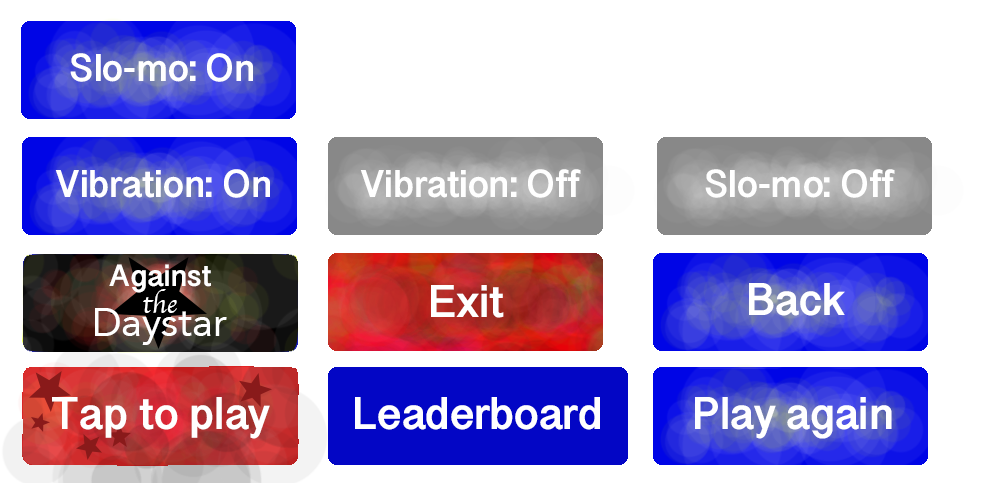
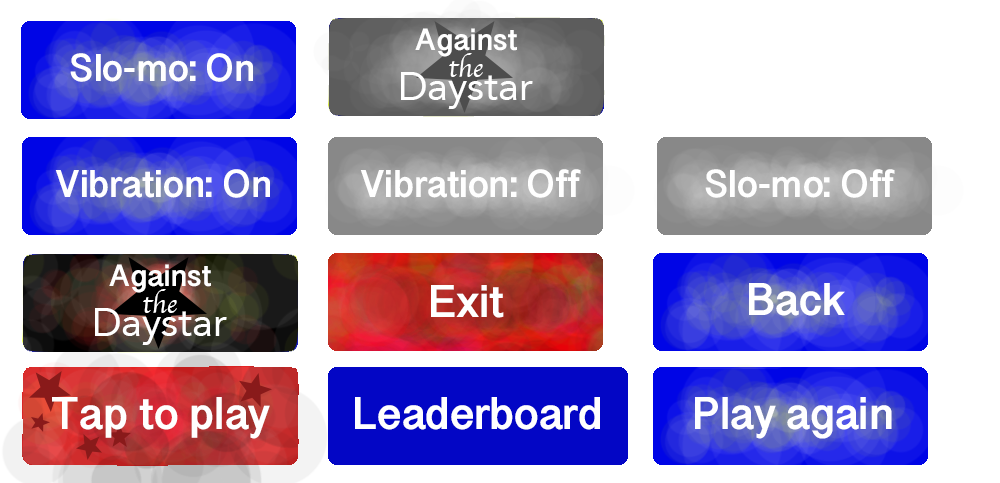
Layers edited between the first and the second 1000x483 image:
added group "Against the Daystar off" with 7 layers above "Against the Daystar" over [314, 0, 605, 118]
added layer "Daystar" (1st of 2, in "Against the Daystar off") in group "Against the Daystar off" over [401, 72, 533, 109]
added layer "the" (1st of 2, in "Against the Daystar off") in group "Against the Daystar off" over [449, 53, 483, 77]
added layer "Against" (1st of 2, in "Against the Daystar off") in group "Against the Daystar off" over [415, 28, 517, 57]
added layer "Polygon 1" (1st of 2, in "Against the Daystar off") in group "Against the Daystar off" over [416, 21, 513, 113]
added layer "Layer 8" in group "Against the Daystar off" over [314, 0, 605, 118]
added layer "Layer 1" (9th of 11, in "Against the Daystar off") in group "Against the Daystar off" over [328, 17, 605, 117]
